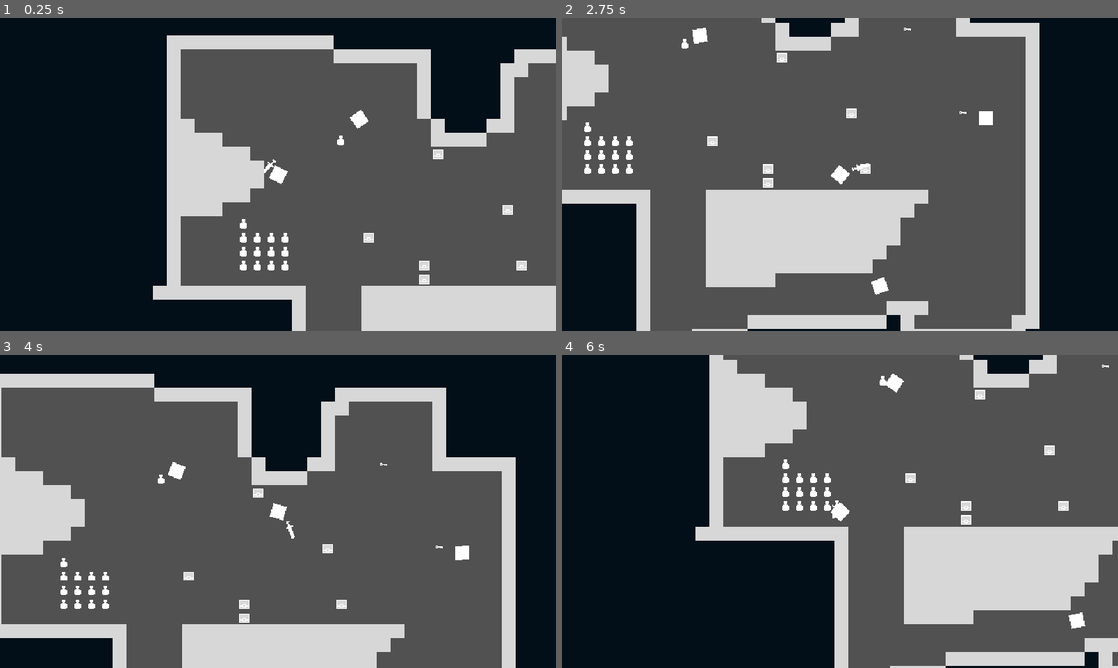
Above: before the commit, frames 1-4 (two rows, left to right).
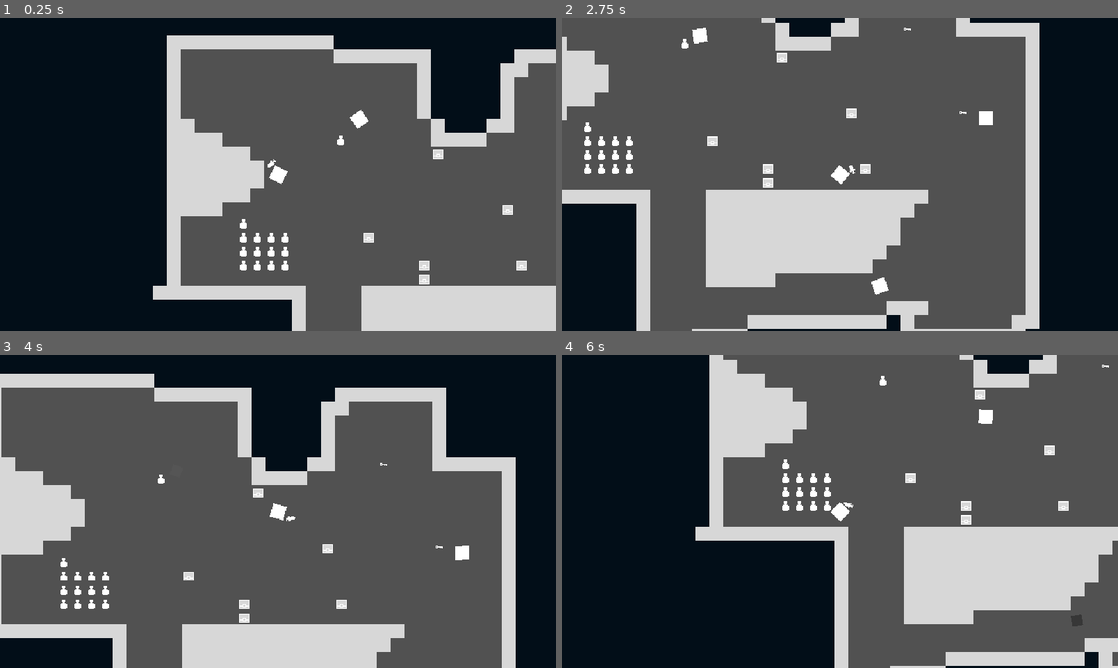
Above: after the commit, the same moments.

Repository: zMenta/Cubesh
Game: Godot game, scene res://main/main.tscn
Two runs of this game, one before a commit and one after it. Both use one fixed random seed, a clock stepped at 60 frames per second and the inputs below.
Inputs (mouse positions are in pixels of both pictures, inside the frame that each line leads up to):
- Up to frame 1 (0.25 s): no input
- Up to frame 2 (2.75 s): move the mouse to (962, 158) at 0.52 s; hold D (right) 0.53-1.28 s; click (962, 158) at 0.6 s; move the mouse to (728, 190) at 1.27 s; hold S (down) 1.28-2.03 s; click (728, 190) at 1.35 s; move the mouse to (895, 105) at 2.02 s; hold D (right) from 2.03 s (still down); tap Space (dodge) at 2.1 s; click (895, 105) at 2.3 s
- Up to frame 3 (4 s): move the mouse to (250, 574) at 2.77 s; release D (right) at 2.78 s; hold W (up) 2.78-3.53 s; click (250, 574) at 2.85 s; move the mouse to (444, 558) at 3.52 s; hold A (left) from 3.53 s (still down); click (444, 558) at 3.6 s
- Up to frame 4 (6 s): move the mouse to (673, 464) at 4.27 s; tap Space (dodge) at 4.35 s; click (673, 464) at 4.55 s; move the mouse to (867, 511) at 5.02 s; release A (left) at 5.03 s; hold S (down) 5.03-5.78 s; click (867, 511) at 5.1 s; move the mouse to (756, 433) at 5.77 s; hold D (right) from 5.78 s (still down); click (756, 433) at 5.85 s

The runs differ from the first frame. In frame 1, less than 0.1% of the frame differs, in the area x 47-50%, y 45-50%; in frame 2, less than 0.1%; in frame 3, 0.2%; in frame 4, 0.4%, in the area x 48-95%, y 6-88%.

Commit message:
attack detection refac. Hurtbox & Hitbox components

Diff:
--- /dev/null
+++ b/common/components/component_hitbox.gd
@@ -0,0 +1,14 @@
+extends Area2D
+class_name ComponentHitbox
+
+@export var health : ComponentHealth
+
+func _ready() -> void:
+    area_entered.connect(_on_area_entered)
+
+
+func _on_area_entered(area: Area2D) -> void:
+    if not area is ComponentHurtbox:
+        return
+
+    health.take_damage(area.attack.damage)
--- /dev/null
+++ b/common/components/component_hurtbox.gd
@@ -0,0 +1,4 @@
+extends Area2D
+class_name ComponentHurtbox
+
+@export var attack: Attack
--- a/enemies/slime.tscn
+++ b/enemies/slime.tscn
@@ -1,8 +1,11 @@
-[gd_scene load_steps=9 format=3 uid="uid://doa2egg8a8oi3"]
+[gd_scene load_steps=13 format=3 uid="uid://doa2egg8a8oi3"]
 
 [ext_resource type="Script" path="res://enemies/enemy.gd" id="1_o47hr"]
 [ext_resource type="Script" path="res://common/components/component_health.gd" id="1_odc5l"]
 [ext_resource type="Texture2D" uid="uid://by6stwb2lv712" path="res://common/assets.png" id="1_ts2nw"]
+[ext_resource type="Script" path="res://common/components/component_hurtbox.gd" id="4_rubbl"]
+[ext_resource type="Script" path="res://weapons/attack.gd" id="5_sfk8t"]
+[ext_resource type="Script" path="res://common/components/component_hitbox.gd" id="6_uyx84"]
 
 [sub_resource type="CircleShape2D" id="CircleShape2D_g08wa"]
 radius = 8.0
@@ -97,13 +100,20 @@
 "attack": SubResource("Animation_n501y")
 }
 
+[sub_resource type="Resource" id="Resource_6gu3b"]
+script = ExtResource("5_sfk8t")
+damage = 10
+knockback = 10
+stun_time = 0.2
+
 [node name="Slime" type="CharacterBody2D"]
 collision_layer = 2
-collision_mask = 14
+collision_mask = 6
 script = ExtResource("1_o47hr")
 
 [node name="ComponentHealth" type="Node" parent="."]
 script = ExtResource("1_odc5l")
+max_health = 30
 
 [node name="CollisionShape2D" type="CollisionShape2D" parent="."]
 shape = SubResource("CircleShape2D_g08wa")
@@ -126,8 +136,27 @@
 }
 
 [node name="AttackCooldown" type="Timer" parent="."]
-wait_time = 5.0
+wait_time = 3.0
 one_shot = true
+
+[node name="ComponentHurtbox" type="Area2D" parent="."]
+collision_layer = 2
+script = ExtResource("4_rubbl")
+attack = SubResource("Resource_6gu3b")
+
+[node name="CollisionShape2D2" type="CollisionShape2D" parent="ComponentHurtbox"]
+scale = Vector2(1, 1)
+shape = SubResource("CircleShape2D_g08wa")
+
+[node name="ComponentHitbox" type="Area2D" parent="." node_paths=PackedStringArray("health")]
+collision_layer = 2
+collision_mask = 8
+script = ExtResource("6_uyx84")
+health = NodePath("../ComponentHealth")
+
+[node name="CollisionShape2D2" type="CollisionShape2D" parent="ComponentHitbox"]
+scale = Vector2(1, 1)
+shape = SubResource("CircleShape2D_g08wa")
 
 [connection signal="damage_taken" from="ComponentHealth" to="." method="_on_component_health_damage_taken"]
 [connection signal="died" from="ComponentHealth" to="." method="_on_component_health_died"]
--- a/player/player.tscn
+++ b/player/player.tscn
@@ -3,7 +3,7 @@
 [ext_resource type="Script" path="res://player/player.gd" id="1_hmwl6"]
 [ext_resource type="Script" path="res://common/components/component_health.gd" id="2_l0m5d"]
 [ext_resource type="Texture2D" uid="uid://by6stwb2lv712" path="res://common/assets.png" id="2_p3d7h"]
-[ext_resource type="PackedScene" uid="uid://c6g53qb86u43r" path="res://weapons/sword.tscn" id="5_ockq5"]
+[ext_resource type="PackedScene" uid="uid://bxsrkofvoagxw" path="res://weapons/dagger.tscn" id="4_1yaic"]
 
 [sub_resource type="CircleShape2D" id="CircleShape2D_ia72d"]
 radius = 8.0
@@ -133,9 +133,9 @@
 }
 
 [node name="Player" type="CharacterBody2D" node_paths=PackedStringArray("current_weapon")]
-collision_mask = 12
+collision_mask = 6
 script = ExtResource("1_hmwl6")
-current_weapon = NodePath("WeaponSlot/Sword")
+current_weapon = NodePath("WeaponSlot/Dagger")
 
 [node name="ComponentHealth" type="Node" parent="."]
 script = ExtResource("2_l0m5d")
@@ -153,7 +153,7 @@
 position = Vector2(11, 13)
 rotation = -2.84136
 
-[node name="Sword" parent="WeaponSlot" instance=ExtResource("5_ockq5")]
+[node name="Dagger" parent="WeaponSlot" instance=ExtResource("4_1yaic")]
 
 [node name="AnimationPlayer" type="AnimationPlayer" parent="."]
 libraries = {
--- a/weapons/dagger.tscn
+++ b/weapons/dagger.tscn
@@ -1,8 +1,15 @@
-[gd_scene load_steps=3 format=3 uid="uid://bxsrkofvoagxw"]
+[gd_scene load_steps=5 format=3 uid="uid://bxsrkofvoagxw"]
 
 [ext_resource type="PackedScene" uid="uid://cmqblje6fqvln" path="res://weapons/weapon.tscn" id="1_iqmij"]
+[ext_resource type="Script" path="res://weapons/attack.gd" id="2_18mpn"]
 
-[sub_resource type="RectangleShape2D" id="RectangleShape2D_nb6r8"]
+[sub_resource type="Resource" id="Resource_5hjqp"]
+script = ExtResource("2_18mpn")
+damage = 10
+knockback = 10
+stun_time = 0.2
+
+[sub_resource type="RectangleShape2D" id="RectangleShape2D_gi5sa"]
 size = Vector2(6, 11)
 
 [node name="Dagger" instance=ExtResource("1_iqmij")]
@@ -10,6 +17,9 @@
 region_rect = Rect2(48, 0, 16, 16)
 attack_speed_scale = 3.0
 
-[node name="CollisionShape2D" parent="Area2D" index="0"]
+[node name="ComponentHurtbox" parent="." index="0"]
+attack = SubResource("Resource_5hjqp")
+
+[node name="CollisionShape2D" parent="ComponentHurtbox" index="0"]
 position = Vector2(0, -2.5)
-shape = SubResource("RectangleShape2D_nb6r8")
+shape = SubResource("RectangleShape2D_gi5sa")
--- a/weapons/spear.tscn
+++ b/weapons/spear.tscn
@@ -1,13 +1,23 @@
-[gd_scene load_steps=3 format=3 uid="uid://enb2cglwjek0"]
+[gd_scene load_steps=5 format=3 uid="uid://enb2cglwjek0"]
 
 [ext_resource type="PackedScene" uid="uid://cmqblje6fqvln" path="res://weapons/weapon.tscn" id="1_jox80"]
+[ext_resource type="Script" path="res://weapons/attack.gd" id="2_dw4x5"]
 
-[sub_resource type="RectangleShape2D" id="RectangleShape2D_dsy6r"]
+[sub_resource type="Resource" id="Resource_md25g"]
+script = ExtResource("2_dw4x5")
+damage = 10
+knockback = 10
+stun_time = 0.2
+
+[sub_resource type="RectangleShape2D" id="RectangleShape2D_mx6gp"]
 size = Vector2(6, 31)
 
 [node name="Spear" instance=ExtResource("1_jox80")]
 attack_speed_scale = 1.2
 
-[node name="CollisionShape2D" parent="Area2D" index="0"]
+[node name="ComponentHurtbox" parent="." index="0"]
+attack = SubResource("Resource_md25g")
+
+[node name="CollisionShape2D" parent="ComponentHurtbox" index="0"]
 position = Vector2(0, -0.5)
-shape = SubResource("RectangleShape2D_dsy6r")
+shape = SubResource("RectangleShape2D_mx6gp")
--- a/weapons/sword.tscn
+++ b/weapons/sword.tscn
@@ -1,15 +1,25 @@
-[gd_scene load_steps=3 format=3 uid="uid://c6g53qb86u43r"]
+[gd_scene load_steps=5 format=3 uid="uid://c6g53qb86u43r"]
 
 [ext_resource type="PackedScene" uid="uid://cmqblje6fqvln" path="res://weapons/weapon.tscn" id="1_pcqxp"]
+[ext_resource type="Script" path="res://weapons/attack.gd" id="2_xed4l"]
 
-[sub_resource type="RectangleShape2D" id="RectangleShape2D_qweek"]
-size = Vector2(8, 22)
+[sub_resource type="Resource" id="Resource_b4uya"]
+script = ExtResource("2_xed4l")
+damage = 10
+knockback = 10
+stun_time = 0.2
+
+[sub_resource type="RectangleShape2D" id="RectangleShape2D_qq08n"]
+size = Vector2(8, 21)
 
 [node name="Sword" instance=ExtResource("1_pcqxp")]
 position = Vector2(0, 12)
 region_rect = Rect2(32, 0, 16, 24)
 attack_type = "swing_attack"
 
-[node name="CollisionShape2D" parent="Area2D" index="0"]
-position = Vector2(0, -1)
-shape = SubResource("RectangleShape2D_qweek")
+[node name="ComponentHurtbox" parent="." index="0"]
+attack = SubResource("Resource_b4uya")
+
+[node name="CollisionShape2D" parent="ComponentHurtbox" index="0"]
+position = Vector2(0, -1.5)
+shape = SubResource("RectangleShape2D_qq08n")
--- a/weapons/weapon.gd
+++ b/weapons/weapon.gd
@@ -1,23 +1,14 @@
 extends Sprite2D
 class_name  Weapon
 
-@export var attack : Attack
 @export_enum("thrust_attack", "swing_attack") var attack_type = "thrust_attack"
 @export var attack_speed_scale : float = 1
-@export var collision_area := Area2D
+@export var hurtbox_shape := CollisionShape2D
 
 
 func enable_collision() -> void:
-	collision_area.monitoring = true
+	hurtbox_shape.disabled = false
 
 
 func disable_collision() -> void:
-	collision_area.monitoring = false
-
-
-# It will probably improve the code by passing the whole Attack var, so on the other end (the entity being hit)
-# handles taking the damage, stun_time and knockback.
-func _on_area_2d_body_entered(body:Node2D) -> void:
-	if body.has_node("ComponentHealth"):
-		var health : ComponentHealth = body.get_node("ComponentHealth")
-		health.take_damage(attack.damage)
+	hurtbox_shape.disabled = true
--- a/weapons/weapon.tscn
+++ b/weapons/weapon.tscn
@@ -1,30 +1,22 @@
-[gd_scene load_steps=5 format=3 uid="uid://cmqblje6fqvln"]
+[gd_scene load_steps=4 format=3 uid="uid://cmqblje6fqvln"]
 
 [ext_resource type="Texture2D" uid="uid://by6stwb2lv712" path="res://common/assets.png" id="1_2x85q"]
 [ext_resource type="Script" path="res://weapons/weapon.gd" id="1_wnw8d"]
-[ext_resource type="Script" path="res://weapons/attack.gd" id="2_5bi1u"]
+[ext_resource type="Script" path="res://common/components/component_hurtbox.gd" id="3_6tgtm"]
 
-[sub_resource type="Resource" id="Resource_0wfpn"]
-script = ExtResource("2_5bi1u")
-damage = 10
-knockback = 10
-stun_time = 0.2
-
-[node name="Weapon" type="Sprite2D" node_paths=PackedStringArray("collision_area")]
+[node name="Weapon" type="Sprite2D" node_paths=PackedStringArray("hurtbox_shape")]
 texture_filter = 1
 position = Vector2(0, 16)
 texture = ExtResource("1_2x85q")
 region_enabled = true
 region_rect = Rect2(16, 0, 16, 32)
 script = ExtResource("1_wnw8d")
-attack = SubResource("Resource_0wfpn")
-collision_area = NodePath("Area2D")
+hurtbox_shape = NodePath("ComponentHurtbox/CollisionShape2D")
 
-[node name="Area2D" type="Area2D" parent="."]
+[node name="ComponentHurtbox" type="Area2D" parent="."]
 collision_layer = 8
-collision_mask = 3
-monitoring = false
+collision_mask = 2
+script = ExtResource("3_6tgtm")
 
-[node name="CollisionShape2D" type="CollisionShape2D" parent="Area2D"]
-
-[connection signal="body_entered" from="Area2D" to="." method="_on_area_2d_body_entered"]
+[node name="CollisionShape2D" type="CollisionShape2D" parent="ComponentHurtbox"]
+disabled = true
